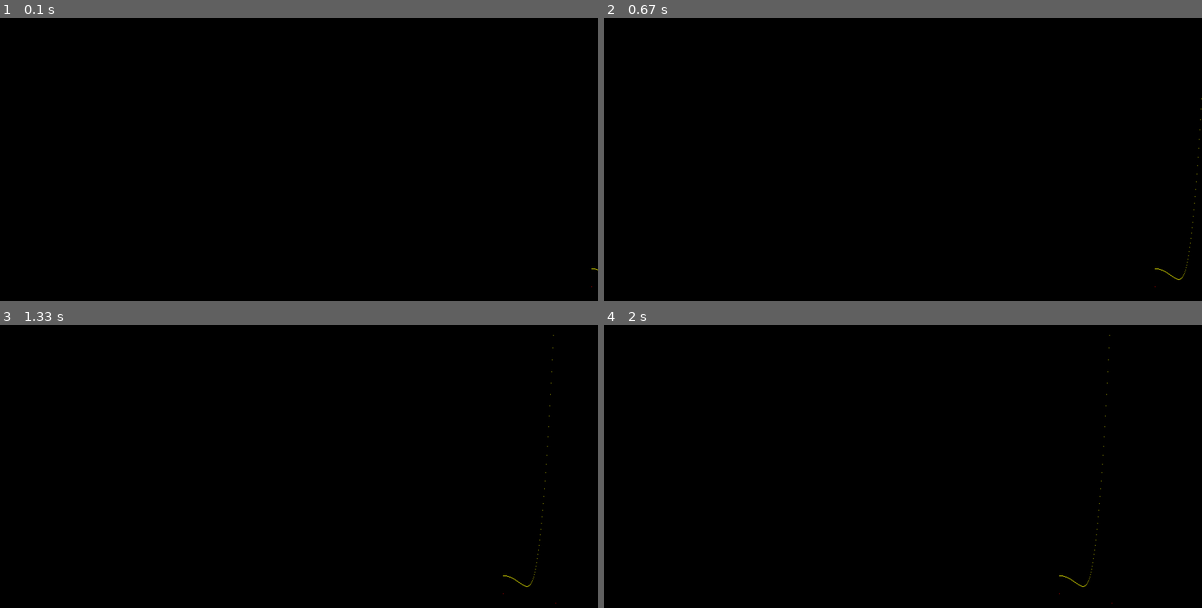
Above: before the commit, frames 1-4 (two rows, left to right).
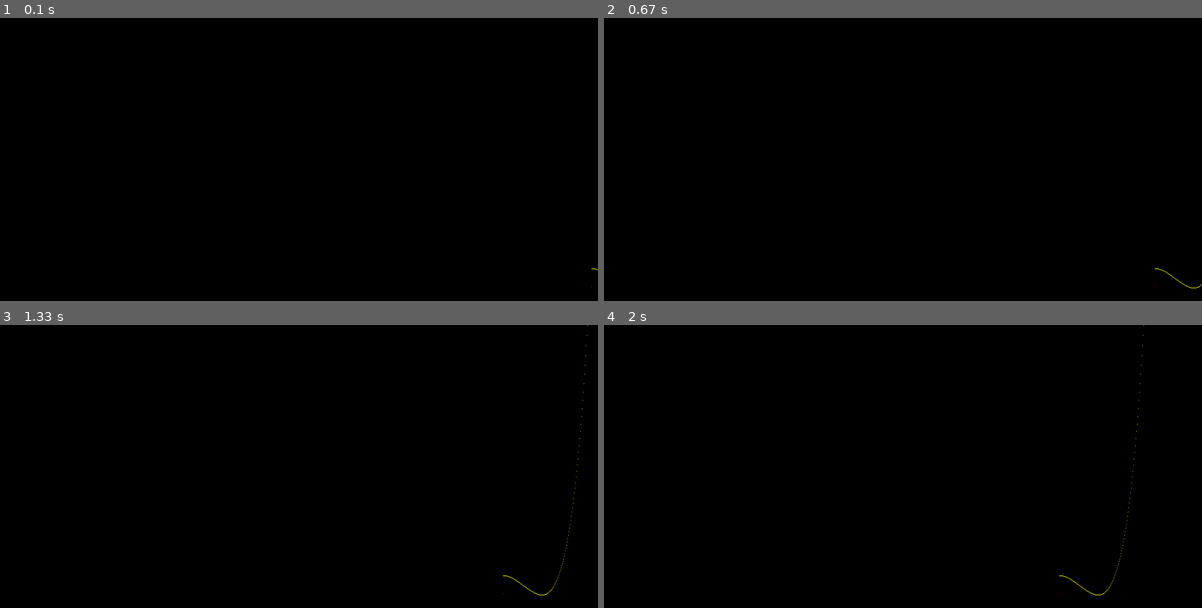
Above: after the commit, the same moments.

Repository: troncosoae/tareas-ctrl-intel
Game: pygame game, started from t6/main.py
The game is run twice, just before and just after one commit, with the same random seed, the same clock (stepped at 60 frames per second) and the same inputs.
Inputs:
- Up to frame 1 (0.1 s): no input
- Up to frame 2 (0.67 s): no input
- Up to frame 3 (1.33 s): no input
- Up to frame 4 (2 s): no input

Frame 1 is identical in both runs. In frame 2, less than 0.1% of the frame differs, in the area x 95-100%, y 28-96%; in frame 3, less than 0.1%, in the area x 87-99%, y 0-99%; in frame 4, less than 0.1%.

Commit message:
final t6

Diff:
--- a/t6/ControlBoxes.py
+++ b/t6/ControlBoxes.py
@@ -53,7 +53,7 @@
 
         return {
             'tau_gr': tau_gr,
-            'beta_r': beta_r
+            'beta_r': np.arctan(beta_r)
         }
 
 
--- /dev/null
+++ b/t6/FaultyMeasurer.py
@@ -0,0 +1,35 @@
+import numpy as np
+
+from Simulation import SimulationBox
+
+
+class FaultyMeasurer(SimulationBox):
+
+    def __init__(self, key, Ts, fault_freq):
+        super().__init__(key, ['tau_g'], ['tau_gm', 'faulty'])
+        self.Ts = Ts
+        self.count_max = fault_freq/Ts
+        self.counter = 0
+        self.on_fault = False
+        self.fault_dir_pos = False
+        self.last_delta = 0
+
+    def advance(self, input_values):
+        super().advance(input_values)
+
+        self.counter += 1
+        if self.counter > self.count_max:
+            self.counter = 0
+            self.on_fault = np.random.choice([True, False])
+            self.fault_dir_pos = np.random.choice([True, False])
+            print(self.on_fault, self.fault_dir_pos)
+
+        tau_gm = input_values['tau_g']
+        if self.on_fault:
+            tau_gm += np.random.normal(30000, 1) if self.fault_dir_pos else \
+                np.random.normal(-30000, 1)
+
+        return {
+            'tau_gm': tau_gm,
+            'faulty': 1 if self.on_fault else 0
+        }
--- a/t6/MeasuringBoxes.py
+++ b/t6/MeasuringBoxes.py
@@ -1,4 +1,5 @@
 import matplotlib.pyplot as plt
+import pandas as pd
 
 from Simulation import SimulationBox
 
@@ -37,7 +38,6 @@
     def plot_values(self, keys=set(), exclude=set()):
         if len(keys) == 0:
             keys = set(self.historical_values.keys())
-
         for key in exclude:
             keys.remove(key)
 
@@ -46,3 +46,18 @@
         plt.xlabel('t')
         plt.legend()
         plt.show()
+
+    def export_values(self, path, keys=set(), exclude=set()):
+        if len(keys) == 0:
+            keys = set(self.historical_values.keys())
+        for key in exclude:
+            keys.remove(key)
+
+        data = {}
+        for key in keys:
+            data[key] = self.historical_values[key]
+        data['t'] = self.t
+
+        data_df = pd.DataFrame(data)
+
+        data_df.to_csv(path)
--- a/t6/SystemBoxes.py
+++ b/t6/SystemBoxes.py
@@ -73,7 +73,7 @@
     def __init__(self, key, Ts, **kwargs):
         SimulationBox.__init__(
             self, key, ['omega_g', 'tau_gr'],
-            ['tau_g', 'P_g', 'tau_gm', 'omega_gm'])
+            ['tau_g', 'P_g', 'omega_gm'])
 
         self.chars = {
             'Ts': Ts,
@@ -101,7 +101,6 @@
         return {
             'tau_g': self.state['tau_g'],
             'P_g': P_g,
-            'tau_gm': self.state['tau_g'],
             'omega_gm': omega_g
         }
 
--- a/t6/main.py
+++ b/t6/main.py
@@ -1,4 +1,5 @@
 import numpy as np
+import argparse
 
 from Simulation import Simulation, get_close_sim_for_box
 from SystemBoxes import WindModel, BladePitchSystem, \
@@ -6,9 +7,14 @@
 from PygameBoxes import PlottingTurbineWindow
 from MeasuringBoxes import PlottingMeasurer
 from ControlBoxes import PIDController, TurbineController
+from FaultyMeasurer import FaultyMeasurer
 
 
 if __name__ == "__main__":
+
+    parser = argparse.ArgumentParser()
+    parser.add_argument('--csv_path', type=str)
+    args = parser.parse_args()
 
     Ts = 0.001
     pygame_fs = 1/Ts
@@ -28,13 +34,15 @@
         omega_g_0=omega_g_stable)
     generator_converter_model = GeneratorConverterModel('gc_model', Ts)
     omega_g_ctrl = TurbineController(
-        'omega_g_ctrl', kp=[10000, 1], ki=[1, 0], kd=[0, 0], Ts=Ts)
+        'omega_g_ctrl', kp=[10000, 10], ki=[1, 0], kd=[0, 0], Ts=Ts)
+    faulty_measurer = FaultyMeasurer('faulty_meas', Ts, 0.1)
     measurer = PlottingMeasurer(
         'meas',
         [
             'v_W', 'beta_m', 'beta_r', 'omega_r',
             'omega_g', 'P_g', 'tau_g', 'tau_r', 'tau_gr',
-            'theta_d', 'P_r'
+            'theta_d',
+            'tau_gm', 'faulty', 'P_r'
         ],
         Ts)
     pygame_tracker = PlottingTurbineWindow(
@@ -51,6 +59,7 @@
     sim.add_box(drive_train_model, {'tau_g': 1})
     sim.add_box(generator_converter_model, {'tau_gr': tau_gr_stable})
     sim.add_box(omega_g_ctrl, {'P_r': 1000, 'omega_gr': 0.05})
+    sim.add_box(faulty_measurer)
     sim.add_box(measurer)
     sim.add_box(pygame_tracker)
 
@@ -58,9 +67,26 @@
 
     pygame_tracker.quit_pygame()
 
-    measurer.plot_values(exclude={'tau_r'})
-    measurer.plot_values({'P_g', 'P_r', 'beta_r'})
-    measurer.plot_values({'omega_g', 'beta_r', 'tau_gr'})
+    # measurer.plot_values(exclude={'tau_r'})
+    # # measurer.plot_values({'P_g', 'P_r', 'beta_r'})
+    # measurer.plot_values({'omega_g', 'beta_r', 'tau_gr'})
+    # measurer.plot_values(
+    #     {'omega_r', 'omega_g', 'tau_r', 'tau_g', 'theta_d'},
+    #     exclude={'tau_r', 'tau_g'})
+    measurer.plot_values({'tau_g', 'tau_gm'})
+    measurer.plot_values({'v_W', 'tau_r', 'omega_r', 'beta_r', 'beta_m'})
     measurer.plot_values(
-        {'omega_r', 'omega_g', 'tau_r', 'tau_g', 'theta_d'},
-        exclude={'tau_r', 'tau_g'})
+        {'v_W', 'tau_r', 'omega_r', 'beta_r', 'beta_m'},
+        exclude={'tau_r'})
+    measurer.plot_values(
+        {'v_W', 'tau_r', 'omega_r', 'beta_r', 'beta_m'},
+        exclude={'tau_r', 'v_W'})
+    measurer.plot_values({'tau_r', 'omega_r', 'omega_g', 'tau_g'})
+    measurer.plot_values(
+        {'tau_r', 'omega_r', 'omega_g', 'tau_g'},
+        exclude={'tau_r'})
+    measurer.plot_values({'tau_g', 'omega_g', 'P_g', 'tau_gr'})
+
+    if 'csv_path' in vars(args):
+        csv_path = args.csv_path
+        measurer.export_values(csv_path)
Not shown, changed: .gitignore
Not shown, added: t6/.ipynb_checkpoints/nn-checkpoint.ipynb
Not shown, added: t6/nn.ipynb
